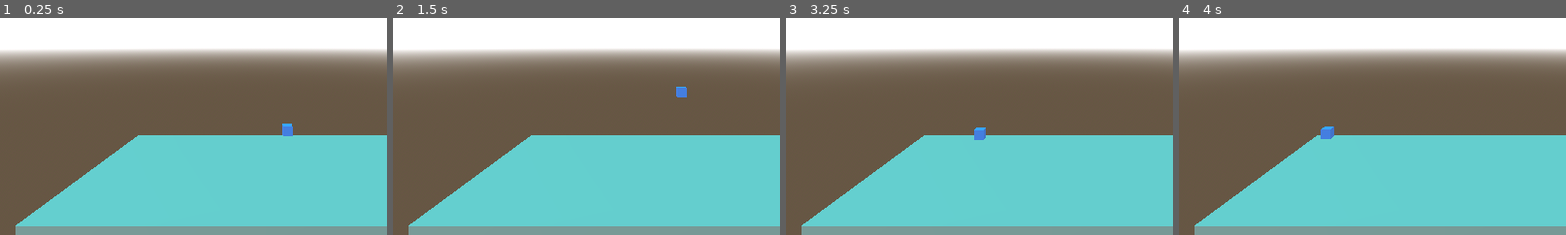
Above: before the commit, frames 1-4 (left to right).
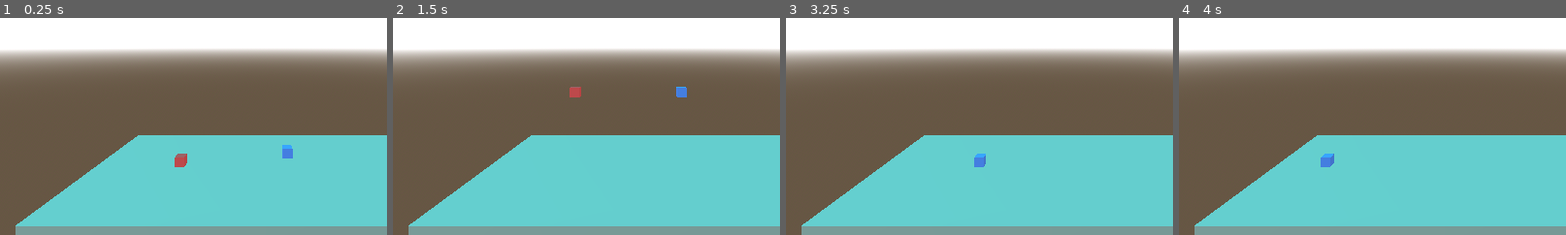
Above: after the commit, the same moments.

Repository: AtlasWongy/gmtk_game_jam_2024
Game: Godot game, scene res://scenes/test_level.tscn
Same seed, same stepped clock (60 frames per second), same inputs: the game is played once before the commit and once after it.
Inputs:
- Up to frame 1 (0.25 s): no input
- Up to frame 2 (1.5 s): tap Right (movement) at 0.6, 1.35 s; tap Space (jump) at 0.77 s; hold Left (left) from 1.28 s (still down)
- Up to frame 3 (3.25 s): tap Space (jump) at 1.52, 3.02 s; release Left (left) at 2.03 s; tap Right (movement) at 2.1, 2.85 s; tap Enter at 2.75 s
- Up to frame 4 (4 s): tap Space (jump) at 3.5, 3.77 s; hold Left (left) from 3.53 s (still down); tap Right (movement) at 3.6 s
The pictures show only the part of the screen within x 16-66%, y 44-94%; the shares and areas given below are measured in that part.

The runs differ from the first frame. In frame 1, 0.5% of the frame differs, in the area x 45-76%, y 48-69%; in frame 2, 0.1%; in frame 3, 0.3%; in frame 4, 0.4%.

Commit message:
character switcher progress

Diff:
--- a/characters/player/blue_box/blue_box.tscn
+++ b/characters/player/blue_box/blue_box.tscn
@@ -16,6 +16,7 @@
 
 [node name="BlueBox" type="CharacterBody3D"]
 script = ExtResource("1_2cfad")
+box_type = 1
 movement_stats = ExtResource("2_xvp5m")
 
 [node name="MeshInstance3D" type="MeshInstance3D" parent="."]
--- a/characters/player/player.gd
+++ b/characters/player/player.gd
@@ -1,11 +1,23 @@
 extends CharacterBody3D
 class_name Player
 
+@export var box_type: GameManager.CurrentBox
 @export var movement_stats: MovementStats
 
 var movement_direction: Vector3
+var can_control: bool = true
+
+func _ready() -> void:
+	print(GameManager.current_box)
+	if GameManager.current_box != box_type:
+		can_control = false
+		print(box_type)
 
 func _input(event: InputEvent) -> void:
+
+	if !can_control:
+		return
+
 	if event.is_action("movement"):
 		movement_direction.x = Input.get_action_strength("right") - Input.get_action_strength("left")
 
--- a/scenes/test_level.tscn
+++ b/scenes/test_level.tscn
@@ -1,5 +1,6 @@
-[gd_scene load_steps=7 format=3 uid="uid://78nxbcy5lnm2"]
+[gd_scene load_steps=8 format=3 uid="uid://78nxbcy5lnm2"]
 
+[ext_resource type="PackedScene" uid="uid://d1qp5smneb3jt" path="res://characters/player/red_box/red_box.tscn" id="1_6002u"]
 [ext_resource type="PackedScene" uid="uid://c80ku4vswsnix" path="res://characters/player/blue_box/blue_box.tscn" id="1_onuck"]
 
 [sub_resource type="ProceduralSkyMaterial" id="ProceduralSkyMaterial_3r77l"]
@@ -36,5 +37,8 @@
 [node name="Camera3D" type="Camera3D" parent="."]
 transform = Transform3D(1, 0, 0, 0, 1, 0, 0, 0, 1, -1.35929, 6.86705, 14.9567)
 
+[node name="RedBox" parent="." instance=ExtResource("1_6002u")]
+transform = Transform3D(1, 0, 0, 0, 1, 0, 0, 0, 1, -5.59077, 1.39161, 0)
+
 [node name="BlueBox" parent="." instance=ExtResource("1_onuck")]
-transform = Transform3D(1, 0, 0, 0, 1, 0, 0, 0, 1, 0, 3.00378, 0)
+transform = Transform3D(1, 0, 0, 0, 1, 0, 0, 0, 1, 0, 1.833, 0)
--- a/singletons/game_manager.gd
+++ b/singletons/game_manager.gd
@@ -2,7 +2,7 @@
 
 enum CurrentBox {RED_BOX, BLUE_BOX}
 
-var current_box
+var current_box: CurrentBox
 
 func _ready() -> void:
 	current_box = CurrentBox.RED_BOX
--- a/singletons/signal_bus.gd
+++ b/singletons/signal_bus.gd
@@ -3,3 +3,4 @@
 signal set_movement(_movement_stats: MovementStats)
 signal set_direction(_movement_direction: Vector3)
 signal pressed_jump()
+signal set_current_box()
